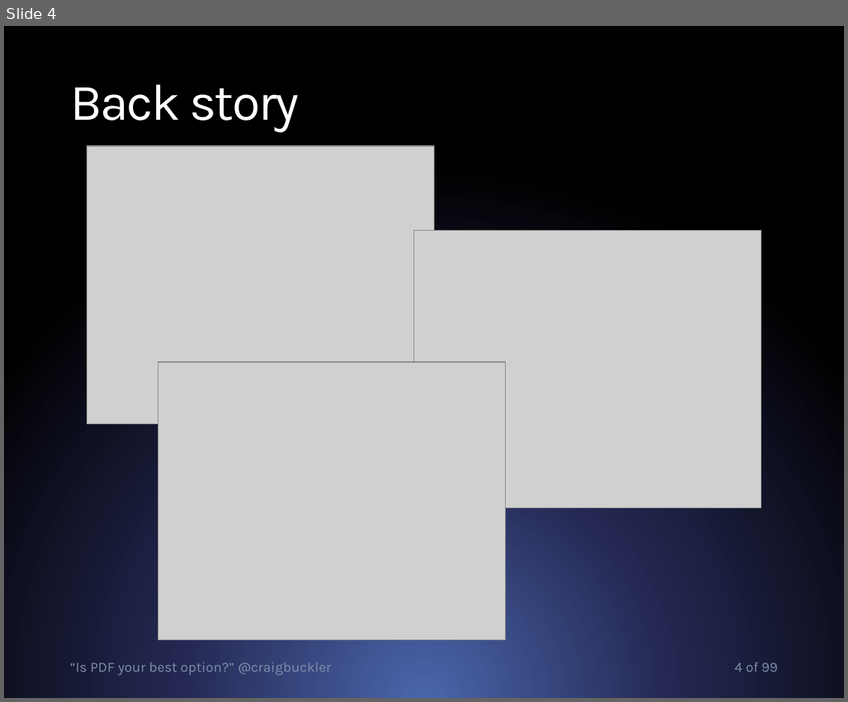
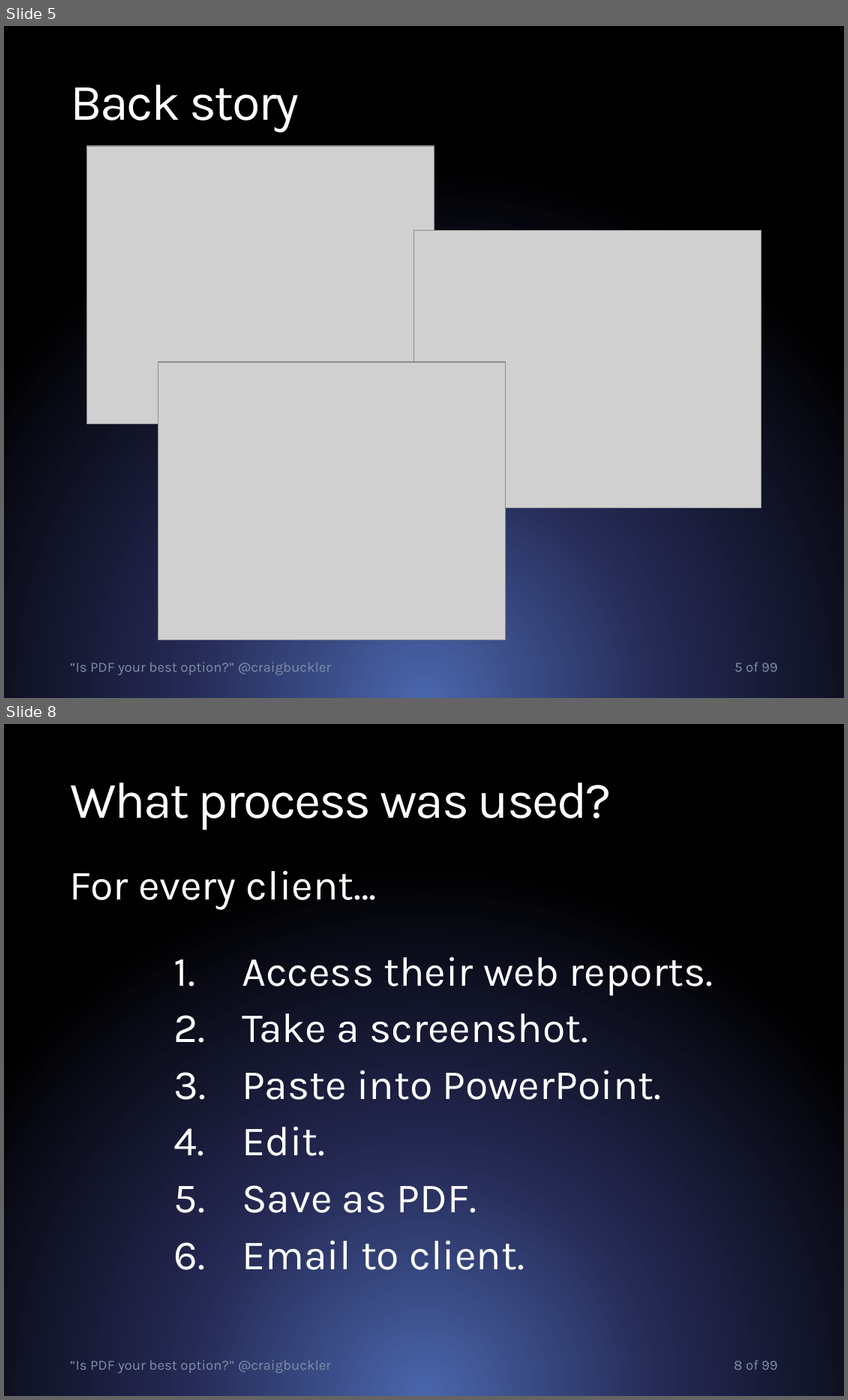
Before and after one commit to craigbuckler/html5-export, a slide deck: craigbuckler-pdf-html.pptx. Shown one above the other, each under a label of ours: slide 4 before the commit, slides 5 and 8 after it; the slides between them are not shown. The pictures are 848x702 and 848x1400 pixels, drawn with LibreOffice and Linux fonts; fonts in the diff are those of the drawing; grey boxes stand for pictures. Boxes give left, top, right and bottom in pixels: in the first picture for what was removed or moved away, otherwise in the second. Text is boxed around its words. In the diff, an @@ line names an element or a change of style, - is before the commit and + after.

```diff
--- a/craigbuckler-pdf-html.pptx
+++ b/craigbuckler-pdf-html.pptx
@@ slide 8 added at (4, 724, 844, 1396), background gradient #4A66AC to #242852 to #000000 @@
@@ title added at (70, 782, 612, 830), 44.3 pt, text #FFFFFF @@
+What process was used?
@@ text added at (70, 870, 377, 909), 36 pt, text #FFFFFF @@
+For every client…
@@ text added at (242, 956, 713, 1270), 36 pt, text #FFFFFF @@
+1. Access their web reports.
+2. Take a screenshot.
+3. Paste into PowerPoint.
+4. Edit.
+5. Save as PDF.
+6. Email to client.
@@ text added at (70, 1360, 331, 1374), 12.1 pt, text #7F8FA9 @@
+“Is PDF your best option?” @craigbuckler
@@ page number added at (734, 1360, 778, 1370), 12.1 pt, text #7F8FA9 @@
+8 of 99
@@ what was slide 4 is now slide 5 @@
@@ page number at (734, 662, 778, 672): text changed @@
-4 of 99
+5 of 99
```
Also in this commit, not shown: 1 slide changed, 7 other slides added, 3 other files.
